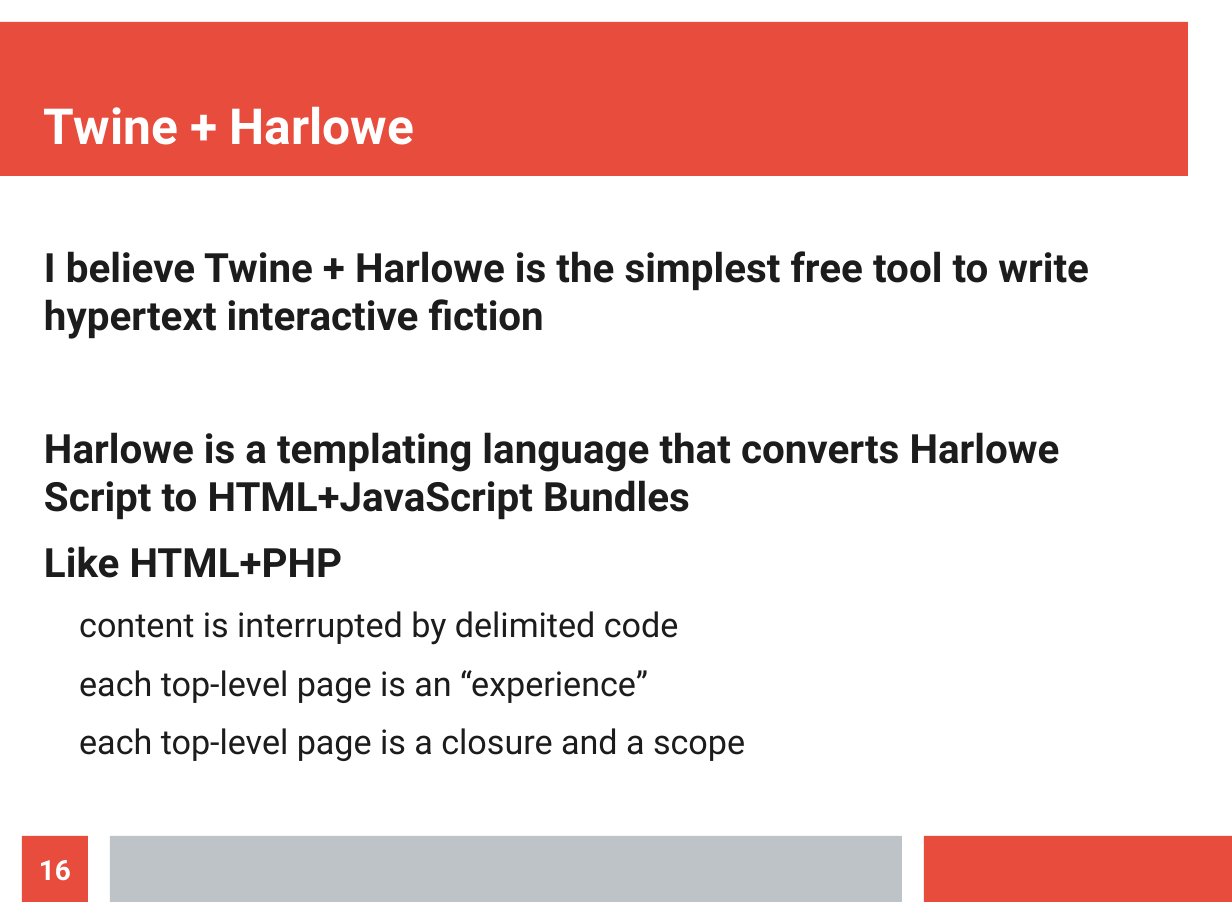
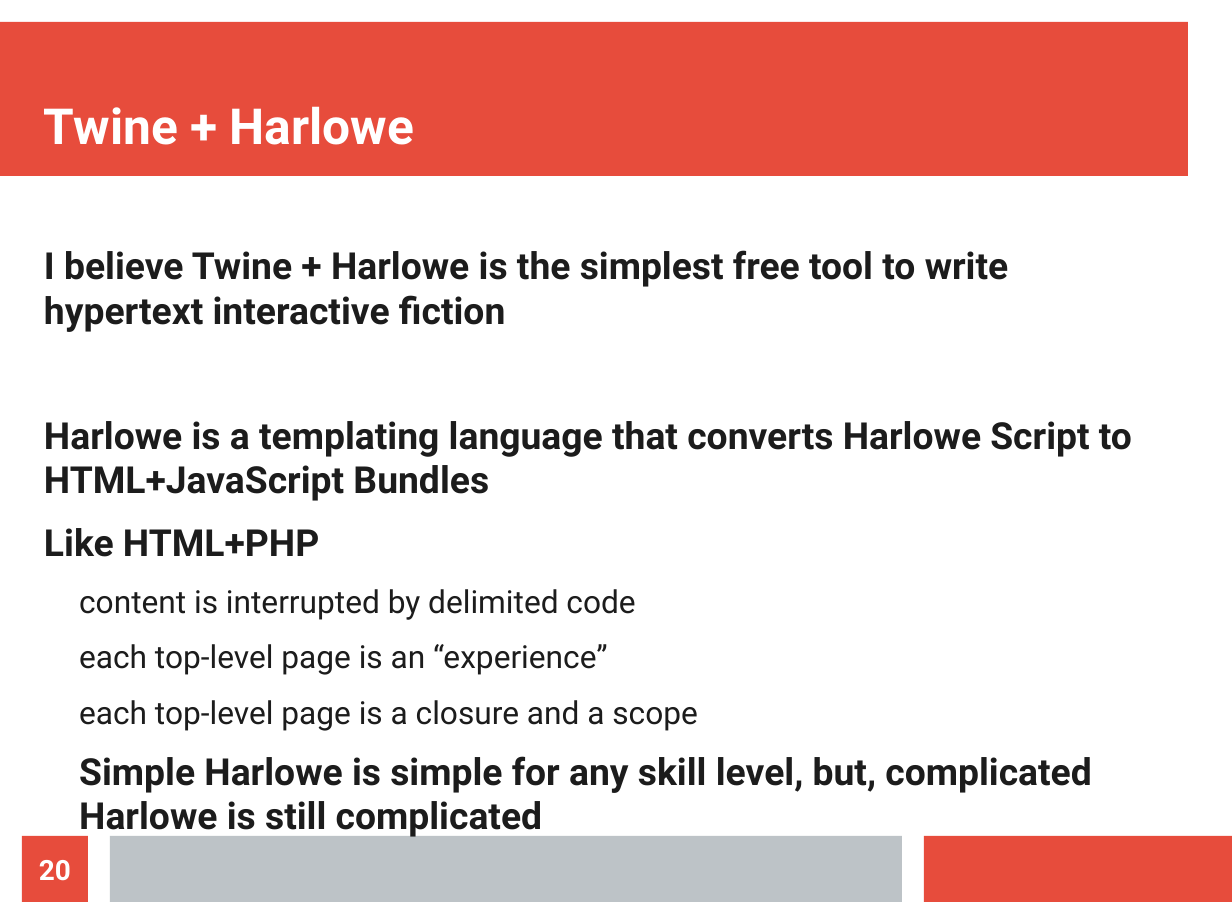
Before and after one commit to spk121/fosdem2019, a slide deck: slide 20 of ScriptingIF.odp (slide 16 before the commit). Drawn at 1232x924 pixels with LibreOffice and Linux fonts; fonts in the diff are those of the drawing. Boxes give left, top, right and bottom in pixels: in the first picture for what was removed or moved away, otherwise in the second. Text is boxed around its words. In the diff, an @@ line names an element or a change of style, - is before the commit and + after.

```diff
--- a/ScriptingIF.odp
+++ b/ScriptingIF.odp
@@ text at bbox=[44, 250, 1132, 731]: size 26 to 24.1 pt in "I believe Twine + Harlowe is the ...", "Harlowe is a templating language that converts ...", "Like HTML+PHP"; size 22 to 20.4 pt in "content is interrupted by delimited code", "each top-level page is an “experience”", "each top-level page is a closure and ..." @@
@@ text at bbox=[79, 756, 1091, 839]: paragraph added @@
+Simple Harlowe is simple for any skill level, but, complicated Harlowe is still complicated
@@ page number at bbox=[39, 860, 71, 881]: text changed @@
-16
+20
```
Also in this commit, not shown: 10 other slides changed, 16 slides added, 2 slides removed, 7 other files.
